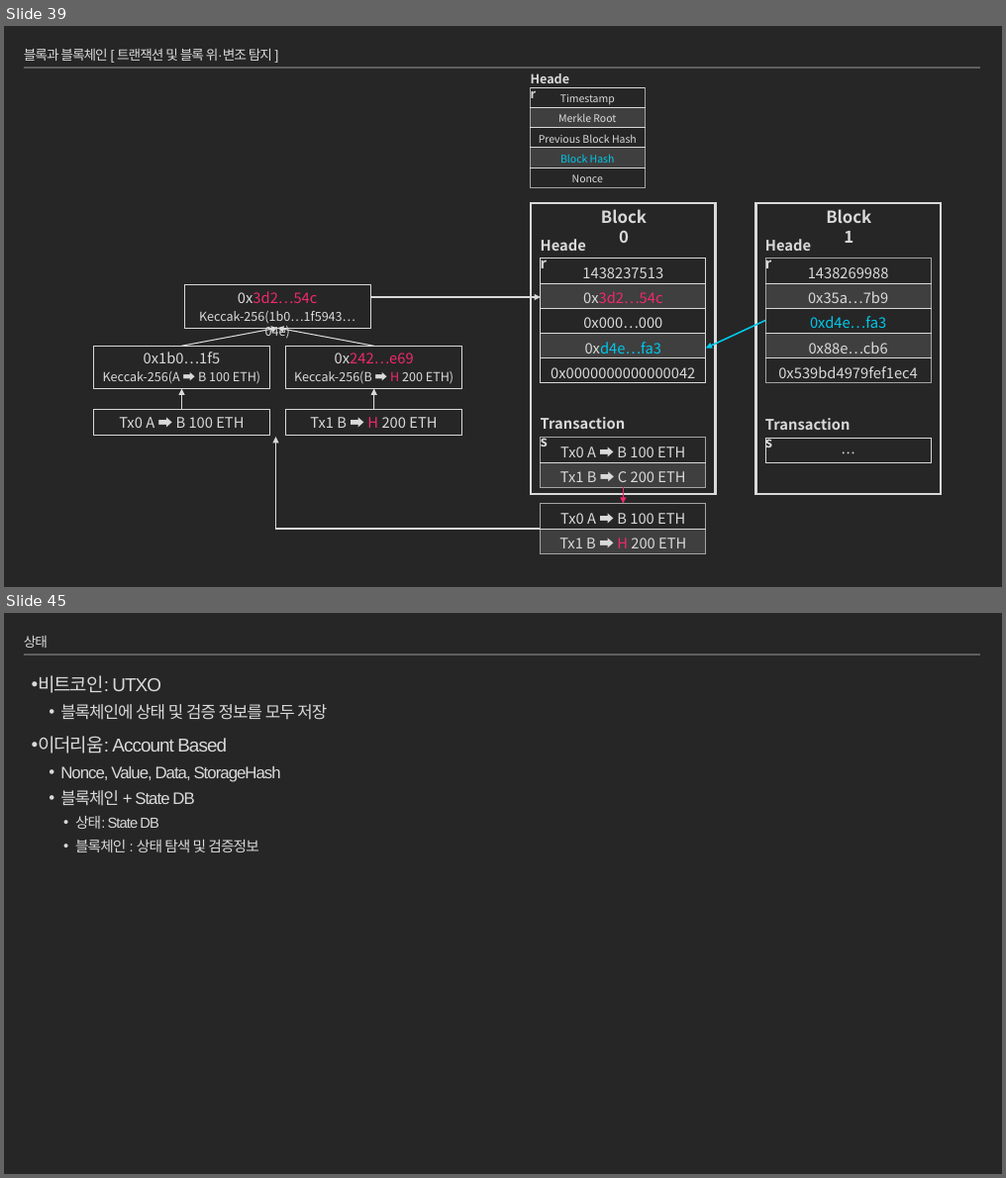
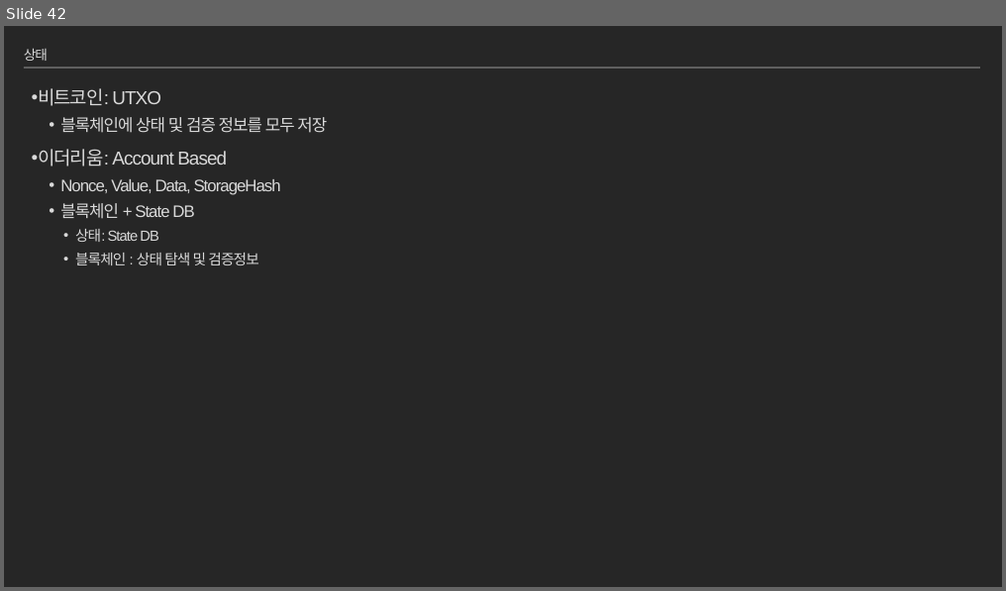
Before and after one commit to moss0801/blockchain-doc, a slide deck: General/Blockchain Part1.pptx. Shown one above the other, each under a label of ours: slides 39 and 45 before the commit, slide 42 after it; the slides between them are not shown. The pictures are 1006x1178 and 1006x591 pixels, drawn with LibreOffice and Linux fonts; fonts in the diff are those of the drawing. Boxes give left, top, right and bottom in pixels: in the first picture for what was removed or moved away, otherwise in the second. Text is boxed around its words. In the diff, an @@ line names an element or a change of style, - is before the commit and + after.

Commit message:
Blockchain Part1 'DTL', 'block height, depth, confirmation', 'bgp (ing)'

```diff
--- a/General/Blockchain Part1.pptx
+++ b/General/Blockchain Part1.pptx
@@ slide 39 removed at box(4, 26, 1002, 587), background #262626; not listed: 1 template element that a slide beside it also shows @@
@@ title removed at box(24, 48, 272, 61) @@
-블록과 블록체인 [ 트랜잭션 및 블록 위·변조 탐지 ]
@@ text removed at box(523, 68, 581, 90) @@
-Header
@@ table removed at box(531, 87, 646, 187), 5 rows, 1 columns @@
-Timestamp
-Merkle Root
-Previous Block Hash
-Block Hash
-Nonce
@@ rectangle removed at box(531, 203, 716, 494) @@
@@ rectangle removed at box(756, 203, 942, 494) @@
@@ text removed at box(534, 233, 599, 258) @@
-Header
@@ text removed at box(601, 209, 647, 243) @@
-Block 0
@@ text removed at box(757, 233, 824, 258) @@
-Header
@@ text removed at box(826, 209, 871, 243) @@
-Block 1
@@ table removed at box(541, 258, 706, 383), 5 rows, 1 columns @@
-1438237513
-0x3d2…54c
-0x000…000
-0xd4e…fa3
-0x0000000000000042
@@ table removed at box(766, 258, 932, 383), 5 rows, 1 columns @@
-1438269988
-0x35a…7b9
-0xd4e…fa3
-0x88e…cb6
-0x539bd4979fef1ec4
@@ arrow removed from (371, 297) to (541, 297) @@
@@ arrow removed from (766, 320) to (706, 349) @@
@@ group removed at box(93, 285, 462, 436): 5 rectangles, 4 arrows @@
-Tx0 A ➡ B 100 ETH
-Tx1 B ➡ H 200 ETH
-0x1b0…1f5
-Keccak-256(A ➡ B 100 ETH)
-0x242…e69
-Keccak-256(B ➡ H 200 ETH)
-0x3d2…54c
-Keccak-256(1b0…1f5943…04e)
@@ text removed at box(534, 411, 635, 437) @@
-Transactions
@@ elbow arrow removed from (541, 529) to (275, 437) @@
@@ table removed at box(541, 438, 706, 488), 2 rows, 1 columns @@
-Tx0 A ➡ B 100 ETH
-Tx1 B ➡ C 200 ETH
@@ text removed at box(757, 412, 859, 438) @@
-Transactions
@@ table removed at box(766, 439, 932, 464), 1 rows, 1 columns @@
-…
@@ arrow removed from (623, 487) to (623, 503) @@
@@ table removed at box(541, 503, 706, 554), 2 rows, 1 columns @@
-Tx0 A ➡ B 100 ETH
-Tx1 B ➡ H 200 ETH
@@ what was slide 45 is now slide 42 @@
```
Also in this commit, not shown: 10 slides changed, 5 slides added, 4 other slides removed.
